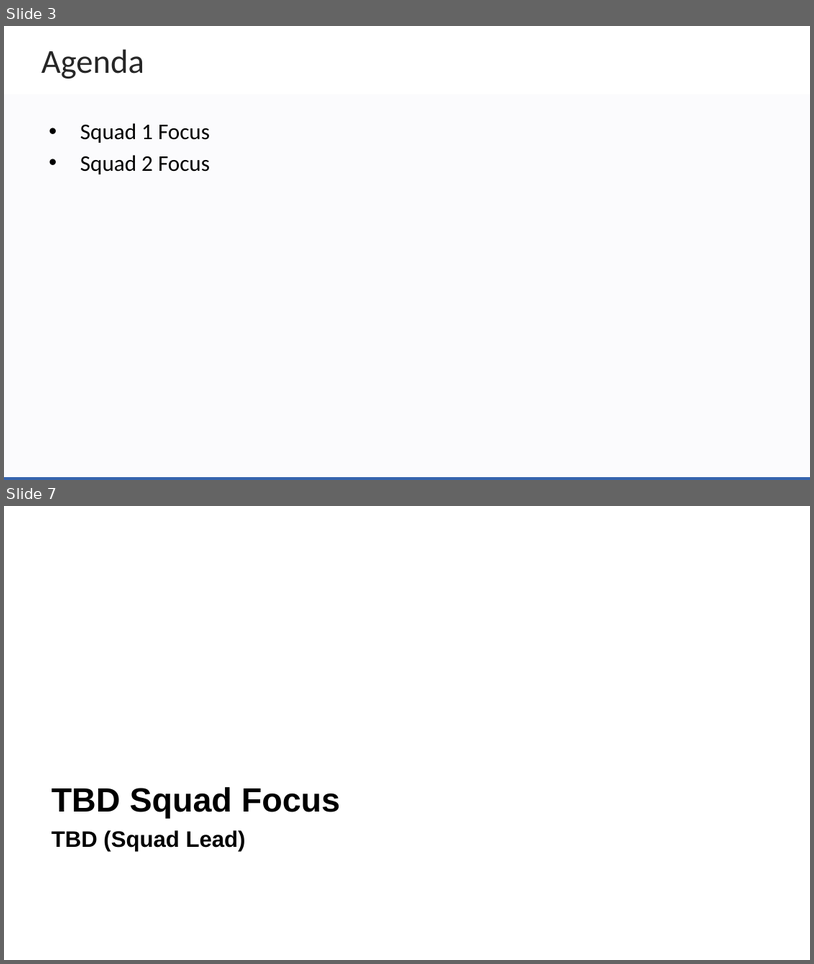
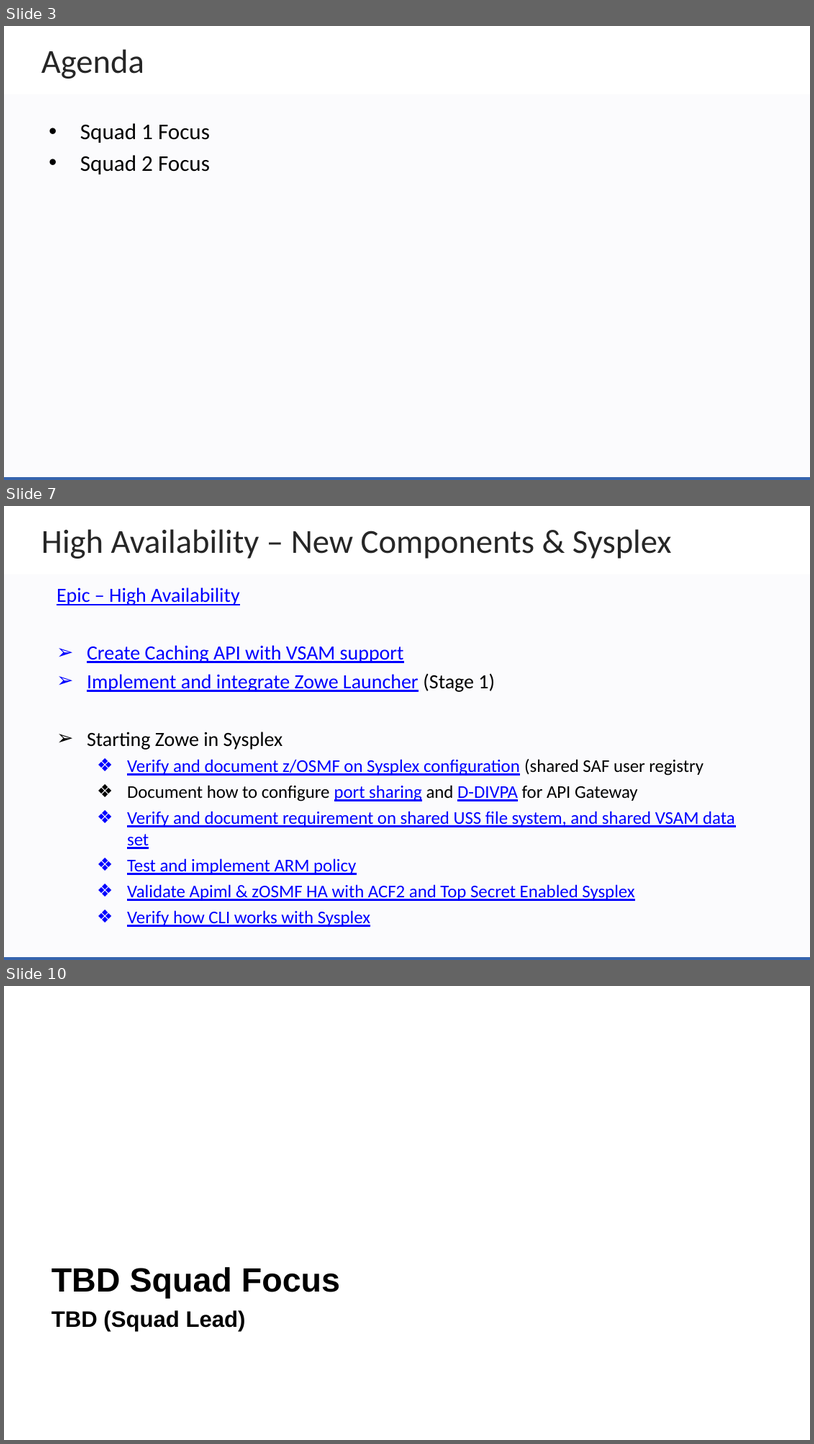
Before and after one commit to zowe/community, a slide deck: Project Management/PI Planning/20PI4 Planning/Zowe Community Squad Focus for 20PI4.pptx. Shown one above the other, each under a label of ours: slides 3 and 7 before the commit, slides 3, 7 and 10 after it; the slides between them are not shown. The pictures are 814x964 and 814x1444 pixels, drawn with LibreOffice and Linux fonts; fonts in the diff are those of the drawing; background and template pictures are left out. Boxes give left, top, right and bottom in pixels: in the first picture for what was removed or moved away, otherwise in the second. Text is boxed around its words. In the diff, an @@ line names an element or a change of style, - is before the commit and + after.

```diff
--- a/Project Management/PI Planning/20PI4 Planning/Zowe Community Squad Focus for 20PI4.pptx
+++ b/Project Management/PI Planning/20PI4 Planning/Zowe Community Squad Focus for 20PI4.pptx
@@ slide 7 added at [4, 506, 810, 960], background #FFFFFF; not listed: 2 template elements that a slide beside it also shows @@
@@ text added at [41, 529, 672, 559], 30 pt, text #262626 @@
+High Availability – New Components & Sysplex
@@ text added at [57, 587, 736, 926], 16 pt, text #0000FF, underline @@
+Epic – High Availability
+➢ Create Caching API with VSAM support
+➢ Implement and integrate Zowe Launcher (Stage 1)
+➢ Starting Zowe in Sysplex
+  ❖ Verify and document z/OSMF on Sysplex configuration (shared SAF user registry
+  ❖ Document how to configure port sharing and D-DIVPA for API Gateway
+  ❖ Verify and document requirement on shared USS file system, and shared VSAM data set
+  ❖ Test and implement ARM policy
+  ❖ Validate Apiml & zOSMF HA with ACF2 and Top Secret Enabled Sysplex
+  ❖ Verify how CLI works with Sysplex
@@ what was slide 7 is now slide 10 @@
```
Also in this commit, not shown: 2 slides changed, 3 other slides added, 1 slide removed, 1 other file.
